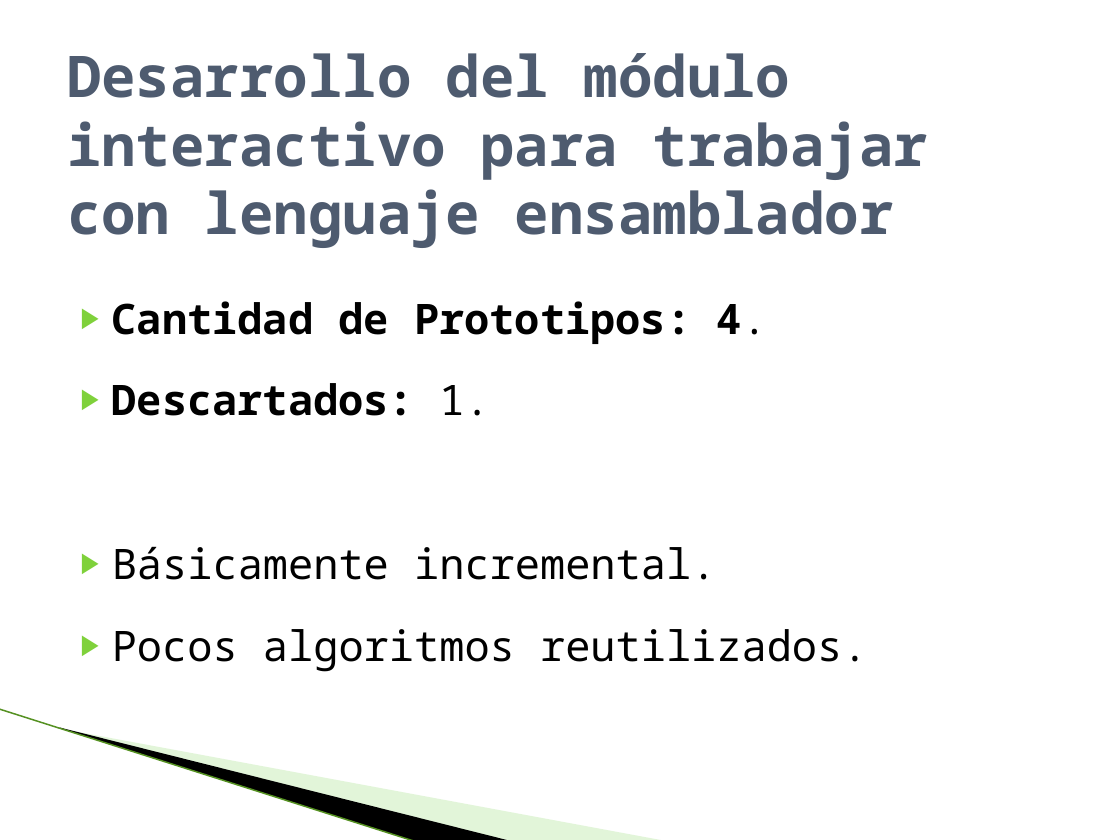
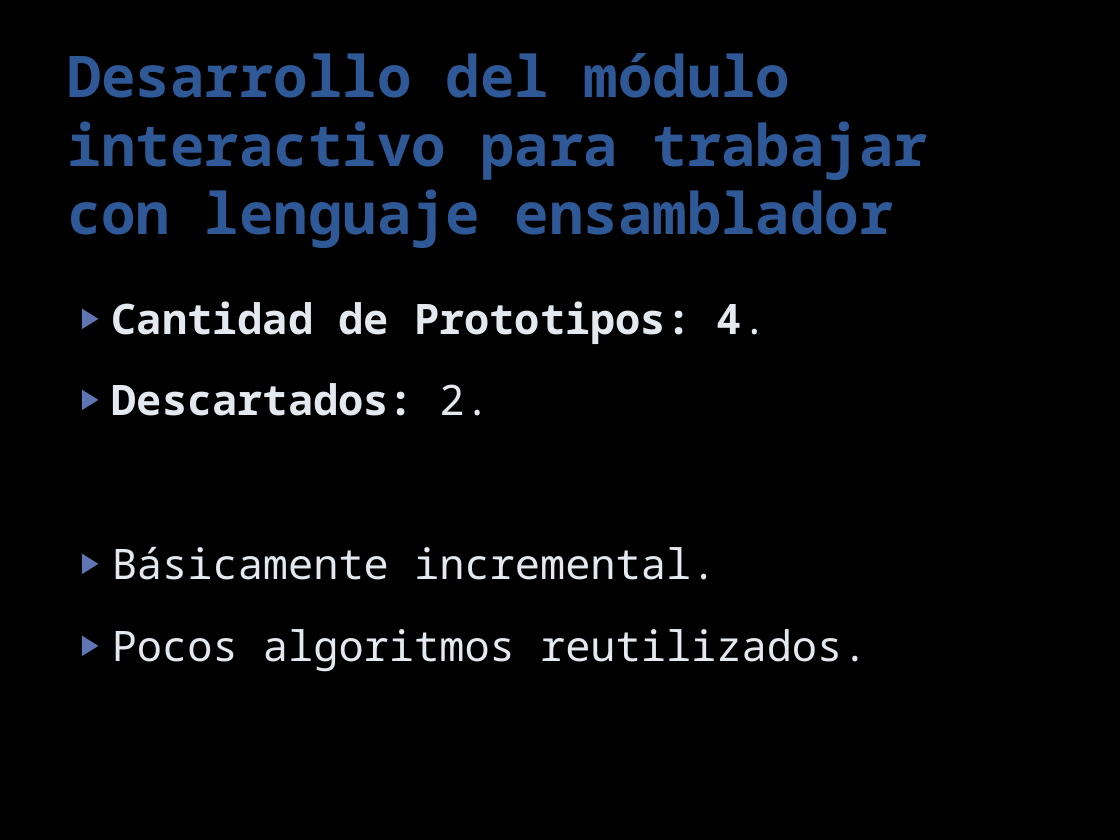
Before and after one commit to paoloadrian/DocumentacionCIHI, a slide deck: slide 34 of defensa publica.pptx (slide 41 before the commit). Drawn at 1120x840 pixels with LibreOffice and Linux fonts; fonts in the diff are those of the drawing; background and template pictures are left out. Boxes give left, top, right and bottom in pixels: in the first picture for what was removed or moved away, otherwise in the second. Text is boxed around its words. In the diff, an @@ line names an element or a change of style, - is before the commit and + after.

```diff
--- a/defensa publica.pptx
+++ b/defensa publica.pptx
@@ background #FFFFFF to #000000 @@
@@ title "Desarrollo del módulo interactivo para ..." at [67, 53, 929, 248]: text colour #4E5B6F to #2F5897 @@
@@ text at [112, 301, 868, 672]: text colour #000000 to #E4E9EF in "Cantidad de Prototipos: 4.", "Básicamente incremental.", "Pocos algoritmos reutilizados."; bullet colour #7FD13B to #6076B4 @@
@@ text at [112, 383, 489, 416]: text changed; text colour #000000 to #E4E9EF @@
-▶ Descartados: 1.
+▶ Descartados: 2.
@@ line removed from (0, 709) to (416, 840) @@
@@ freeform shape removed at [59, 727, 512, 840] @@
@@ freeform shape removed at [62, 728, 666, 840] @@
```
Also in this commit, not shown: 27 other slides changed, 19 slides added, 20 slides removed.
